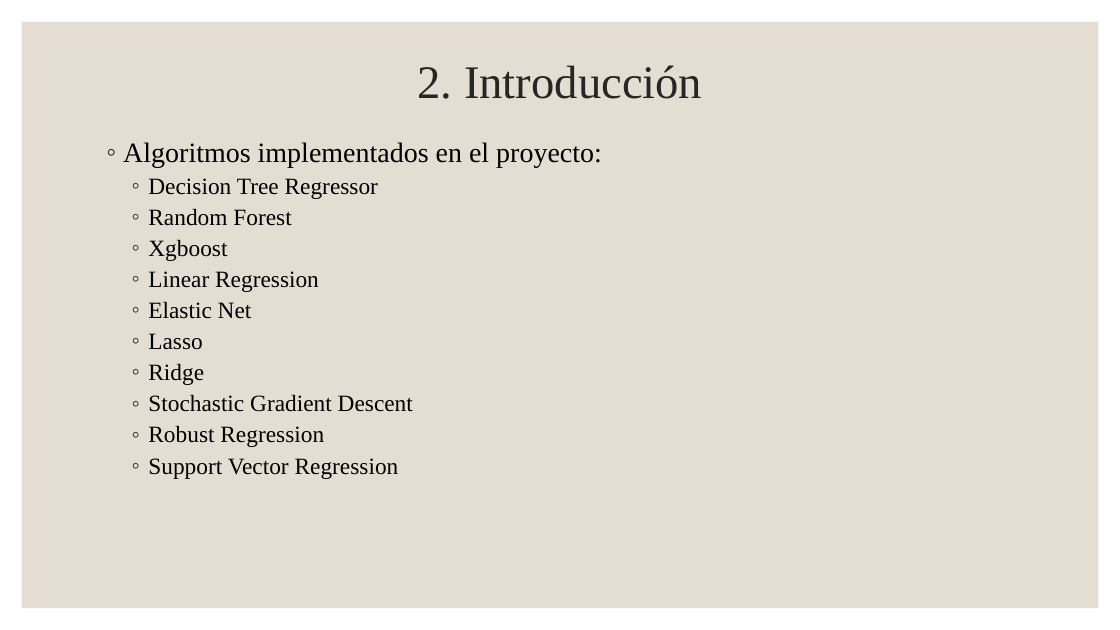
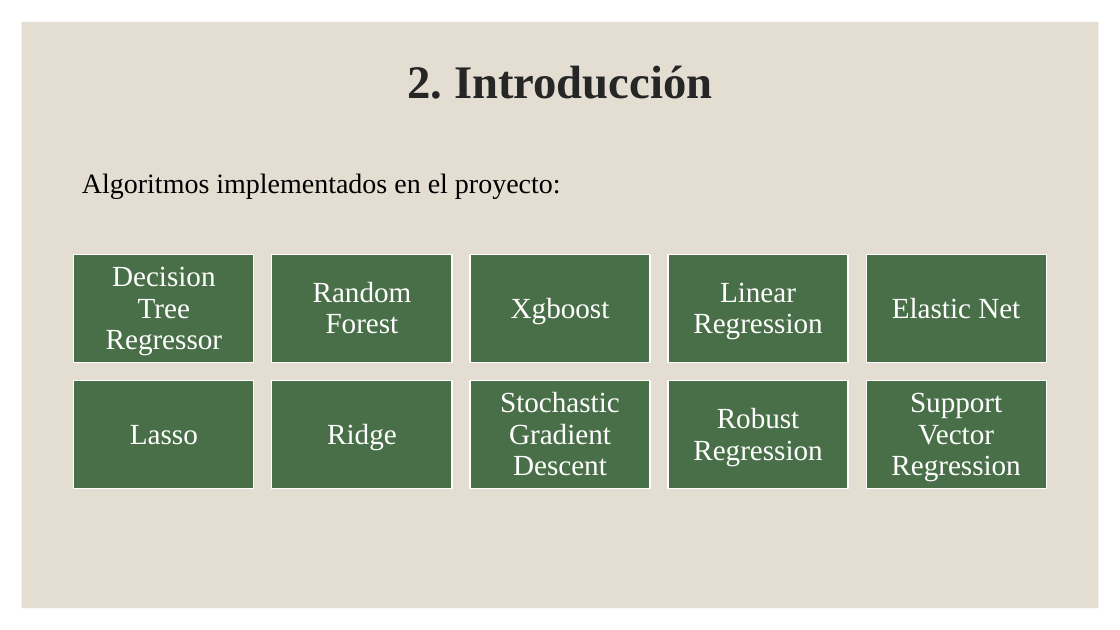
Before and after one commit to jperezlf/MPAIOT, a slide deck: slide 5 of Doc/Presentación TFG.pptx. Drawn at 1120x630 pixels with LibreOffice and Linux fonts; fonts in the diff are those of the drawing. Boxes give left, top, right and bottom in pixels: in the first picture for what was removed or moved away, otherwise in the second. Text is boxed around its words. In the diff, an @@ line names an element or a change of style, - is before the commit and + after.

```diff
--- a/Doc/Presentación TFG.pptx
+++ b/Doc/Presentación TFG.pptx
@@ title "2. Introducción" at (408,65,712,99): bold on @@
@@ text "Algoritmos implementados en el proyecto:": place and size @@
-text "Algoritmos implementados en el proyecto:" at (123,142,602,479)
+text "Algoritmos implementados en el proyecto:" at (82,173,561,199)
@@ text "Algoritmos implementados en el proyecto:" at (82,173,561,199): alignment justified to left; bullet ◦ to none; line spacing 0.9 to 1 @@
@@ text at (148,178,413,479): paragraphs removed @@
-  ◦ Decision Tree Regressor
-  ◦ Random Forest
-  ◦ Xgboost
-  ◦ Linear Regression
-  ◦ Elastic Net
-  ◦ Lasso
-  ◦ Ridge
-  ◦ Stochastic Gradient Descent
-  ◦ Robust Regression
-  ◦ Support Vector Regression
@@ group added at (74,255,1046,489): 10 rectangles, 10 texts @@
+Decision Tree Regressor
+Random Forest
+Xgboost
+Linear Regression
+Elastic Net
+Lasso
+Ridge
+Stochastic Gradient Descent
+Robust Regression
+Support Vector Regression
```
Also in this commit, not shown: 19 other slides changed, 2 slides added, 1 slide removed.
